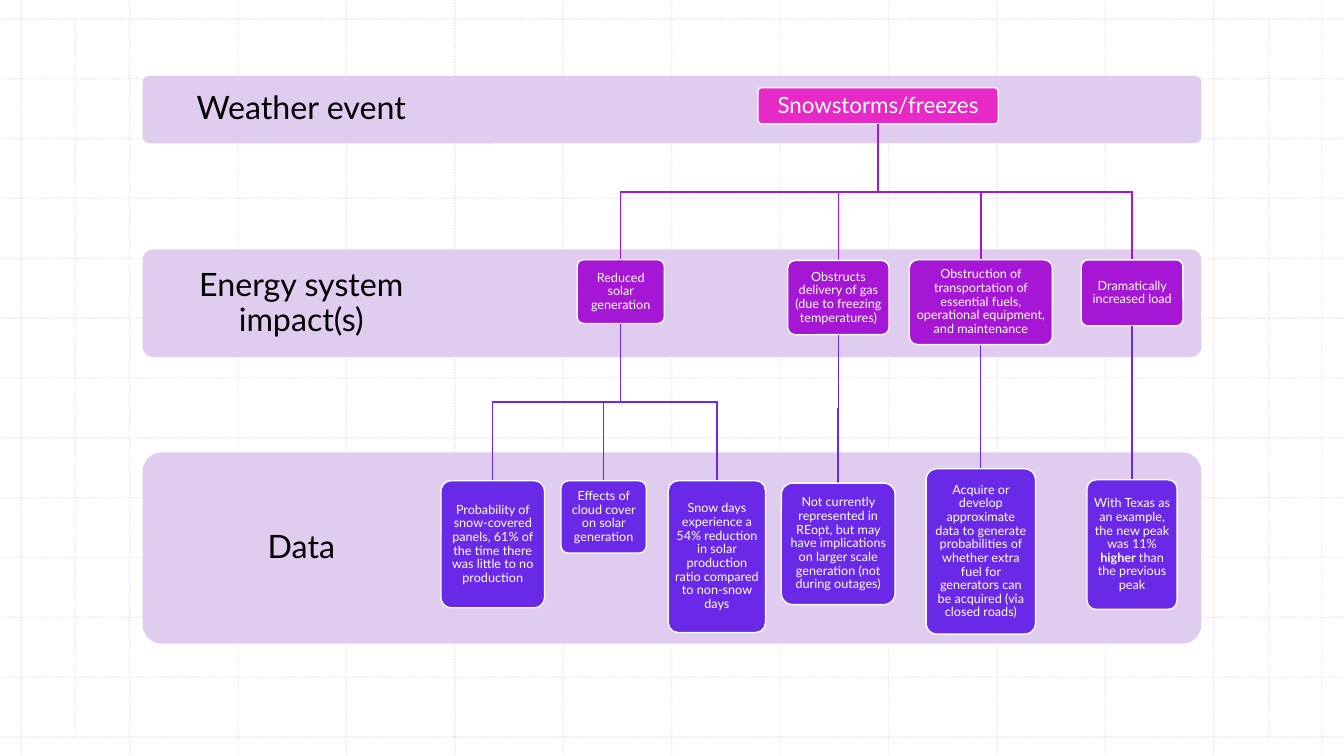
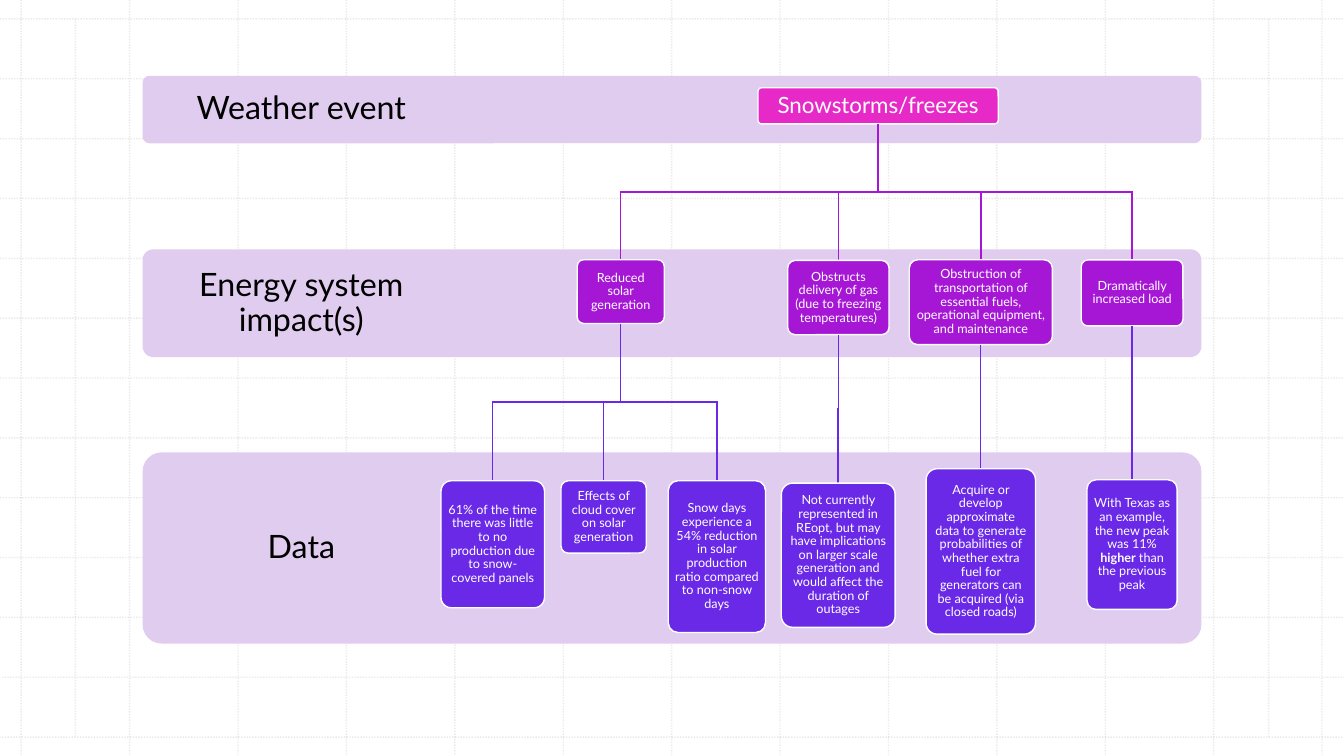
Before and after one commit to madelinemacmillan/PhD, a slide deck: slide 5 of NaturalDisasters.pptx. Drawn at 1344x756 pixels with LibreOffice and Linux fonts; fonts in the diff are those of the drawing. Boxes give left, top, right and bottom in pixels: in the first picture for what was removed or moved away, otherwise in the second. Text is boxed around its words. In the diff, an @@ line names an element or a change of style, - is before the commit and + after.

```diff
--- a/NaturalDisasters.pptx
+++ b/NaturalDisasters.pptx
@@ text at (448,504,537,584): text changed @@
-Probability of snow-covered panels, 61% of the time there was little to no production
+61% of the time there was little to no production due to snow-covered panels
@@ rounded rectangle: place and size @@
-rounded rectangle at (781,483,895,604)
+rounded rectangle at (781,483,895,627)
@@ text at (791,494,886,616): text changed @@
-Not currently represented in REopt, but may have implications on larger scale generation (not during outages)
+Not currently represented in REopt, but may have implications on larger scale generation and would affect the duration of outages
```
Also in this commit, not shown: 1 other slide changed, 4 slides added, 8 other files.
